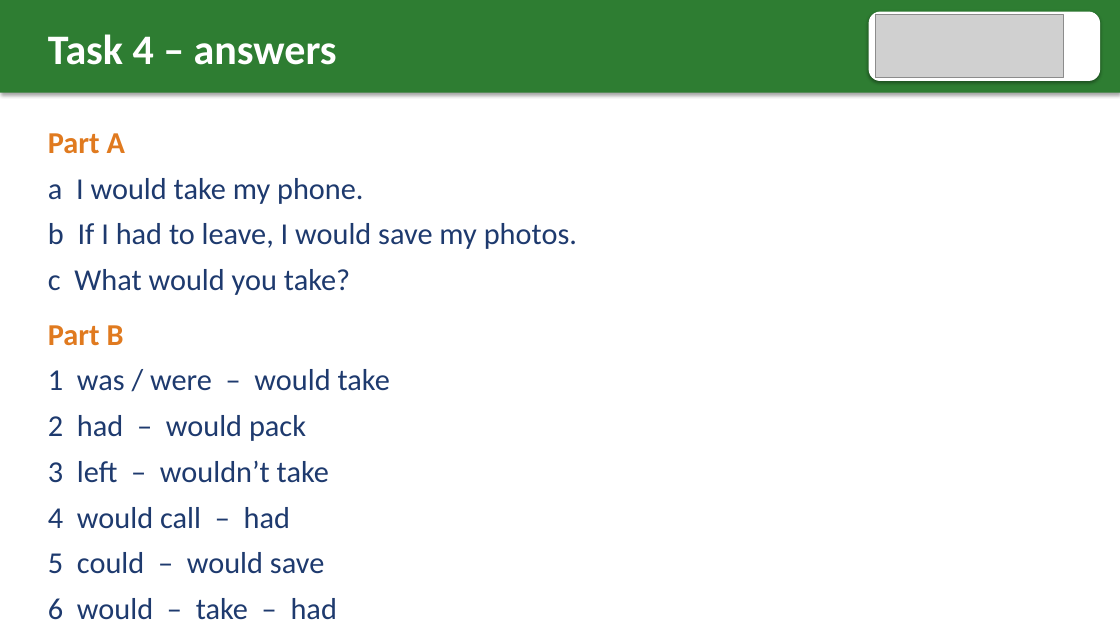
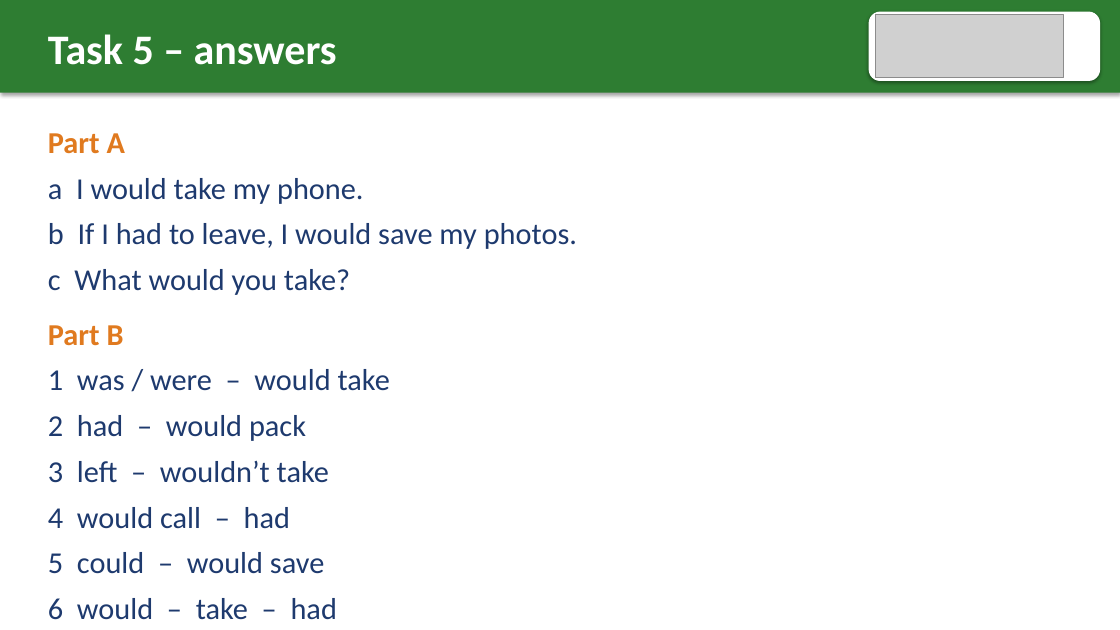
Before and after one commit to AtinWix/esol, a slide deck: slide 13 of child-migrant-stories/life-is-a-destiny/e2-e3-second-conditional-projector-slides.pptx (slide 11 before the commit). Drawn at 1120x630 pixels with LibreOffice and Linux fonts; fonts in the diff are those of the drawing; grey boxes stand for pictures. Boxes give left, top, right and bottom in pixels: in the first picture for what was removed or moved away, otherwise in the second. Text is boxed around its words. In the diff, an @@ line names an element or a change of style, - is before the commit and + after.

```diff
--- a/child-migrant-stories/life-is-a-destiny/e2-e3-second-conditional-projector-slides.pptx
+++ b/child-migrant-stories/life-is-a-destiny/e2-e3-second-conditional-projector-slides.pptx
@@ text at <box>48,34,337,65</box>: text changed @@
-Task 4 – answers
+Task 5 – answers
```
Also in this commit, not shown: 6 other slides changed, 2 slides added, 23 other files.
